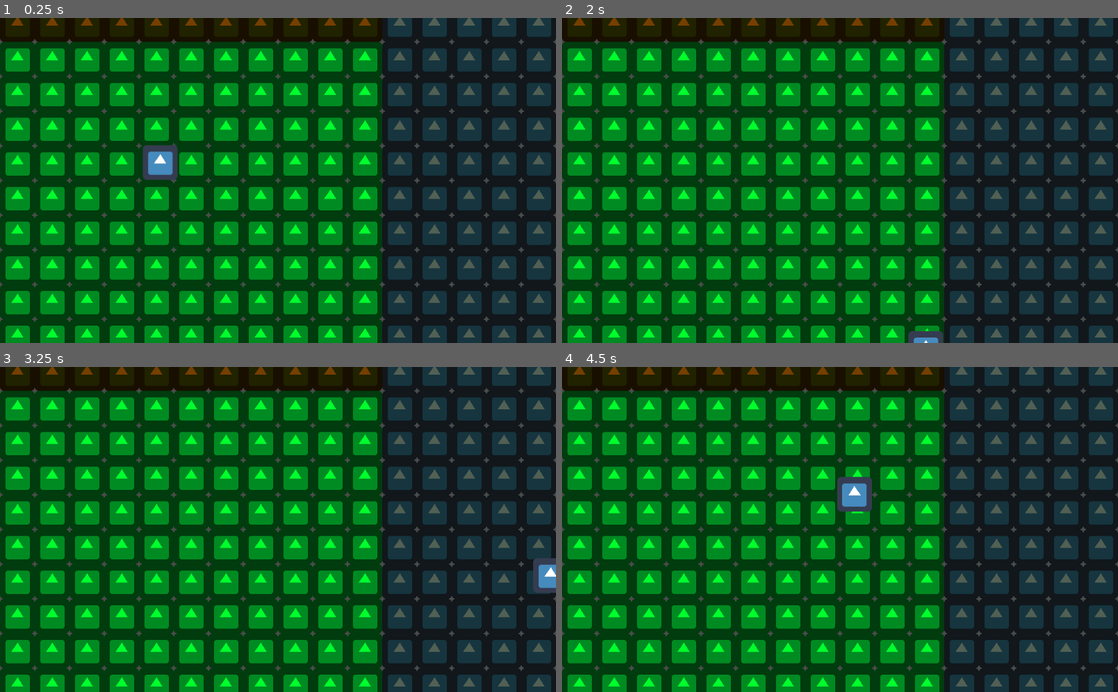
Above: before the commit, frames 1-4 (two rows, left to right).
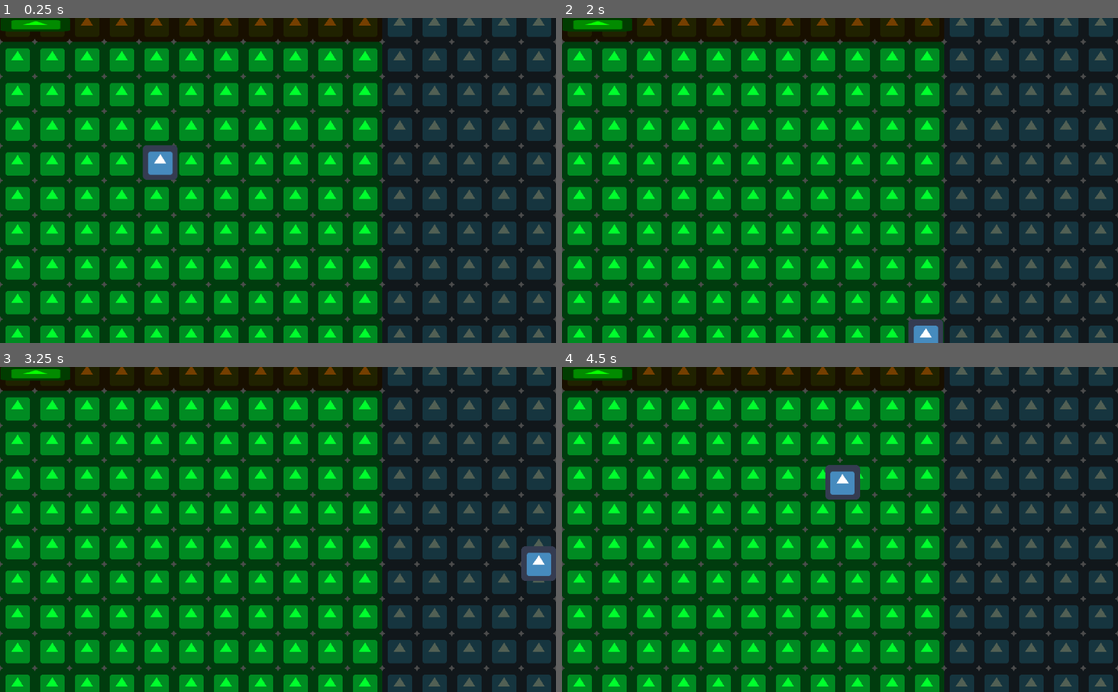
Above: after the commit, the same moments.

Repository: AtharvVohra/GetOffMyLawn
Game: Godot game, scene res://Scenes/World.tscn
Same seed, same stepped clock (60 frames per second), same inputs: the game is played once before the commit and once after it. The engine's default icon, where the game draws it, is replaced by a stand-in: a white triangle on a blue panel in a dark square.
Inputs (mouse positions are in pixels of both pictures, inside the frame that each line leads up to):
- Up to frame 1 (0.25 s): no input
- Up to frame 2 (2 s): tap Enter at 0.5 s; move the mouse to (962, 164) at 0.52 s; hold D (ui_right) 0.53-1.28 s; move the mouse to (728, 196) at 1.27 s; hold S (ui_down) from 1.28 s (still down)
- Up to frame 3 (3.25 s): move the mouse to (333, 458) at 2.02 s; release S (ui_down) at 2.03 s; hold D (ui_right) 2.03-2.78 s; move the mouse to (250, 594) at 2.77 s; hold W (ui_up) from 2.78 s (still down)
- Up to frame 4 (4.5 s): move the mouse to (1006, 578) at 3.52 s; release W (ui_up) at 3.53 s; hold A (ui_left) from 3.53 s (still down); move the mouse to (673, 480) at 4.27 s

The runs differ from the first frame. In frame 1, 0.5% of the frame differs, in the area x 0-13%, y 0-5%; in frame 2, 0.8%; in frame 3, 1.2%; in frame 4, 1.5%, in the area x 0-56%, y 0-45%.

Commit message:
Health bar, project settings

Diff:
--- /dev/null
+++ b/src/Scenes/HealthBar.tscn
@@ -0,0 +1,33 @@
+[gd_scene load_steps=3 format=2]
+
+[ext_resource path="res://Scripts/HealthBar.gd" type="Script" id=1]
+[ext_resource path="res://icon.png" type="Texture" id=2]
+
+[node name="HealthBar" type="Control"]
+
+anchor_left = 0.0
+anchor_top = 0.0
+anchor_right = 0.0
+anchor_bottom = 0.0
+rect_pivot_offset = Vector2( 0, 0 )
+rect_clip_content = false
+mouse_filter = 0
+mouse_default_cursor_shape = 0
+size_flags_horizontal = 1
+size_flags_vertical = 1
+script = ExtResource( 1 )
+_sections_unfolded = [ "Visibility" ]
+
+[node name="HealthBarBG" type="Sprite" parent="." index="0"]
+
+modulate = Color( 1, 0, 0, 1 )
+scale = Vector2( 2, 0.4 )
+texture = ExtResource( 2 )
+_sections_unfolded = [ "Transform", "Visibility" ]
+
+[node name="HealthBar" type="Sprite" parent="." index="1"]
+
+modulate = Color( 0.03125, 1, 0, 1 )
+scale = Vector2( 2, 0.4 )
+texture = ExtResource( 2 )
+_sections_unfolded = [ "Transform", "Visibility" ]
--- a/src/Scenes/Player.tscn
+++ b/src/Scenes/Player.tscn
@@ -1,21 +1,85 @@
-[gd_scene load_steps=5 format=2]
+[gd_scene load_steps=8 format=2]
 
 [ext_resource path="res://Scripts/Player.gd" type="Script" id=1]
 [ext_resource path="res://icon.png" type="Texture" id=2]
 [ext_resource path="res://Scenes/PlayerHurtBox.tscn" type="PackedScene" id=3]
+[ext_resource path="res://Scenes/HealthBar.tscn" type="PackedScene" id=4]
 
 [sub_resource type="RectangleShape2D" id=1]
 
 custom_solver_bias = 0.0
-extents = Vector2( 10, 10 )
+extents = Vector2( 32, 32 )
+
+[sub_resource type="Animation" id=2]
+
+resource_name = "heavy_attack"
+length = 0.3
+loop = false
+step = 0.1
+tracks/0/type = "value"
+tracks/0/path = NodePath(".:attacking")
+tracks/0/interp = 1
+tracks/0/loop_wrap = true
+tracks/0/imported = false
+tracks/0/enabled = true
+tracks/0/keys = {
+"times": PoolRealArray( 0, 0.3 ),
+"transitions": PoolRealArray( 1, 1 ),
+"update": 1,
+"values": [ true, false ]
+}
+tracks/1/type = "value"
+tracks/1/path = NodePath("Sprite:modulate")
+tracks/1/interp = 1
+tracks/1/loop_wrap = true
+tracks/1/imported = false
+tracks/1/enabled = true
+tracks/1/keys = {
+"times": PoolRealArray( 0, 0.3 ),
+"transitions": PoolRealArray( 1, 1 ),
+"update": 0,
+"values": [ Color( 0.945313, 0, 1, 1 ), Color( 1, 1, 1, 1 ) ]
+}
+
+[sub_resource type="Animation" id=3]
+
+resource_name = "light_attack"
+length = 0.3
+loop = false
+step = 0.1
+tracks/0/type = "value"
+tracks/0/path = NodePath(".:attacking")
+tracks/0/interp = 1
+tracks/0/loop_wrap = true
+tracks/0/imported = false
+tracks/0/enabled = true
+tracks/0/keys = {
+"times": PoolRealArray( 0, 0.3 ),
+"transitions": PoolRealArray( 1, 1 ),
+"update": 1,
+"values": [ true, false ]
+}
+tracks/1/type = "value"
+tracks/1/path = NodePath("Sprite:modulate")
+tracks/1/interp = 1
+tracks/1/loop_wrap = true
+tracks/1/imported = false
+tracks/1/enabled = true
+tracks/1/keys = {
+"times": PoolRealArray( 0, 0.3 ),
+"transitions": PoolRealArray( 1, 1 ),
+"update": 0,
+"values": [ Color( 0.921875, 1, 0, 1 ), Color( 1, 1, 1, 1 ) ]
+}
 
 [node name="Player" type="KinematicBody2D" index="0"]
 
 input_pickable = false
-collision_layer = 1
-collision_mask = 1
+collision_layer = 2
+collision_mask = 5
 collision/safe_margin = 0.08
 script = ExtResource( 1 )
+_sections_unfolded = [ "Collision" ]
 NORMAL_SPEED = 500
 attacking = false
 
@@ -26,7 +90,53 @@
 [node name="Sprite" type="Sprite" parent="." index="1"]
 
 texture = ExtResource( 2 )
+_sections_unfolded = [ "Visibility" ]
 
 [node name="HurtBox" parent="." index="2" instance=ExtResource( 3 )]
 
 position = Vector2( 50, 0 )
+collision_layer = 0
+collision_mask = 4
+_sections_unfolded = [ "Collision", "Transform", "Visibility" ]
+
+[node name="AnimationPlayer" type="AnimationPlayer" parent="." index="3"]
+
+root_node = NodePath("..")
+autoplay = ""
+playback_process_mode = 1
+playback_default_blend_time = 0.0
+playback_speed = 1.0
+anims/heavy_attack = SubResource( 2 )
+anims/light_attack = SubResource( 3 )
+blend_times = [  ]
+
+[node name="CanvasLayer" type="CanvasLayer" parent="." index="4"]
+
+layer = 1
+offset = Vector2( 0, 0 )
+rotation = 0.0
+scale = Vector2( 1, 1 )
+transform = Transform2D( 1, 0, 0, 1, 0, 0 )
+
+[node name="Control" type="Control" parent="CanvasLayer" index="0"]
+
+anchor_left = 0.0
+anchor_top = 0.0
+anchor_right = 0.0
+anchor_bottom = 0.0
+margin_right = 1024.0
+margin_bottom = 600.0
+rect_pivot_offset = Vector2( 0, 0 )
+rect_clip_content = false
+mouse_filter = 0
+mouse_default_cursor_shape = 0
+size_flags_horizontal = 1
+size_flags_vertical = 1
+_sections_unfolded = [ "Rect" ]
+
+[node name="HealthBar" parent="CanvasLayer/Control" index="0" instance=ExtResource( 4 )]
+
+margin_left = 65.0
+margin_top = 12.0
+margin_right = 65.0
+margin_bottom = 12.0
--- /dev/null
+++ b/src/Scripts/HealthBar.gd
@@ -0,0 +1,18 @@
+extends Control
+
+# class member variables go here, for example:
+# var a = 2
+# var b = "textvar"
+
+func _ready():
+	# Called when the node is added to the scene for the first time.
+	# Initialization here
+	pass
+
+#func _process(delta):
+#	# Called every frame. Delta is time since last frame.
+#	# Update game logic here.
+#	pass
+
+func updateHealth(percentage):
+	$HealthBar.scale.x = 2*percentage
--- a/src/project.godot
+++ b/src/project.godot
@@ -33,6 +33,12 @@
 ui_heavy_attack=[ Object(InputEventKey,"resource_local_to_scene":false,"resource_name":"","device":0,"alt":false,"shift":false,"control":false,"meta":false,"command":false,"pressed":false,"scancode":75,"unicode":0,"echo":false,"script":null)
  ]
 
+[layer_names]
+
+2d_physics/layer_1="Environment"
+2d_physics/layer_2="Player"
+2d_physics/layer_3="Enemy"
+
 [rendering]
 
 environment/default_environment="res://default_env.tres"
